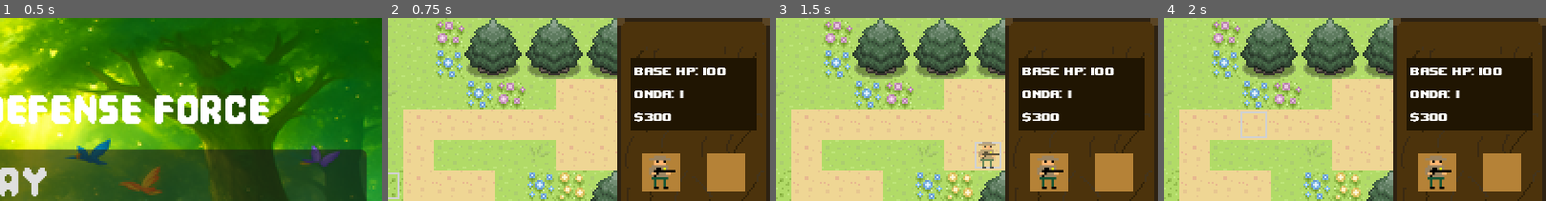
Above: before the commit, frames 1-4 (left to right).
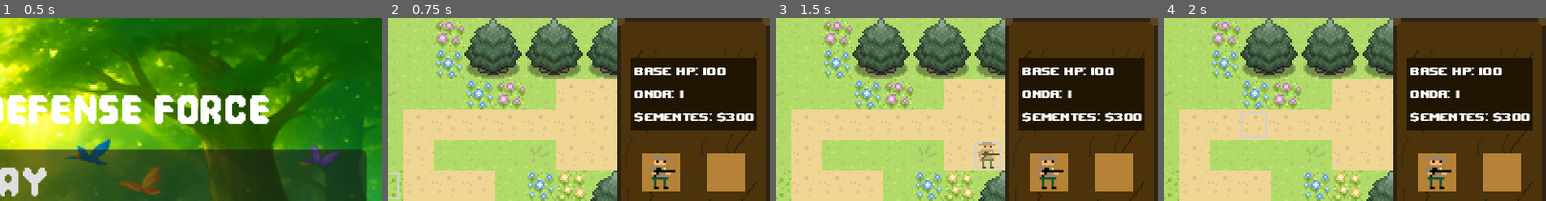
Above: after the commit, the same moments.

Repository: Ecosystem-defense-force/jogo
Game: Godot game, scene res://MenuPrincipal.tscn
The game is run twice, just before and just after one commit, with the same random seed, the same clock (stepped at 60 frames per second) and the same inputs.
Inputs (mouse positions are % of the whole screen's width and height, from its top left):
- Up to frame 1 (0.5 s): no input
- Up to frame 2 (0.75 s): click "Play" at 0.5 s
- Up to frame 3 (1.5 s): tap Enter at 1.25 s; drag from (86, 42) to (60, 28) at 1.27 s
- Up to frame 4 (2 s): no input
The pictures show only the part of the screen within x 50-100%, y 0-50%; the shares and areas given below are measured in that part.

Frame 1 is identical in both runs. In frame 2, 0.9% of the frame differs, in the area x 67-96%, y 51-57%; in frame 3, 0.9%; in frame 4, 0.9%.

Commit message:
algumas modificacoes pequenas

Diff:
--- a/ecosystem-defence-force/GameManager.gd
+++ b/ecosystem-defence-force/GameManager.gd
@@ -3,28 +3,49 @@
 signal base_hp_changed(new_hp_amount: int)
 signal wave_changed(new_wave_number: int)
 signal money_changed(new_money_amount: int)
+signal game_won
 
-# Caminho da sua cena de derrota (Certifique-se que o nome do arquivo é exato)
+# --- CONFIGURAÇÕES INICIAIS (CONSTANTES) ---
+# Se quiser mudar o balanceamento do jogo, mude AQUI.
+const INITIAL_HP: int = 100
+const INITIAL_MONEY: int = 300
+const INITIAL_WAVE: int = 1
+
+# --- CENAS ---
 var game_over_scene: String = "res://tela_derrota.tscn"
+var victory_scene: String = "res://tela_vitoria.tscn"
 
-var base_hp: int = 100:
+# --- VARIÁVEIS ---
+# Iniciamos usando as constantes definidas acima
+var base_hp: int = INITIAL_HP:
 	set(value):
 		base_hp = max(0, value)
 		base_hp_changed.emit(base_hp)
-		print("GameManager: Vida alterada para ", base_hp) # DEBUG
 
 		if base_hp == 0:
 			trigger_game_over()
 
-var player_money: int = 300:
+var player_money: int = INITIAL_MONEY:
 	set(value):
 		player_money = max(0, value)
 		money_changed.emit(player_money)
 
-var current_wave: int = 1:
+var current_wave: int = INITIAL_WAVE:
 	set(value):
 		current_wave = value
 		wave_changed.emit(current_wave)
+
+# --- MÉTODOS ---
+
+# Função nova para resetar o jogo
+func reset_game() -> void:
+	# Como usamos setters, ao mudar os valores aqui,
+	# os sinais (signals) serão emitidos automaticamente e atualizarão a UI.
+	base_hp = INITIAL_HP
+	player_money = INITIAL_MONEY
+	current_wave = INITIAL_WAVE
+	get_tree().paused = false # Garante que o jogo despausa se tiver pausado
+	print("GameManager: Jogo resetado para os valores iniciais!")
 
 func add_money(amount: int):
 	player_money += amount
@@ -35,18 +56,31 @@
 		return true
 	return false
 
+# --- GAME OVER ---
 func trigger_game_over():
 	print("--- INICIANDO GAME OVER ---")
 
-	# Verifica se o arquivo existe de verdade
 	if FileAccess.file_exists(game_over_scene):
-		print("Cena encontrada! Trocando agora...")
-
-		# Tenta trocar a cena
+		print("Cena de Derrota encontrada! Trocando...")
+		get_tree().paused = false
 		var resultado = get_tree().change_scene_to_file(game_over_scene)
 
 		if resultado != OK:
-			print("ERRO: O Godot não conseguiu trocar a cena. Código de erro: ", resultado)
+			print("ERRO ao trocar para Derrota: ", resultado)
 	else:
-		print("ERRO CRÍTICO: O arquivo não existe no caminho: ", game_over_scene)
-		print("Verifique se o nome é exatamente 'tela_derrota.tscn' e se está na raiz (res://)")
+		print("ERRO CRÍTICO: Arquivo não existe: ", game_over_scene)
+
+# --- VITÓRIA ---
+func trigger_victory():
+	print("--- INICIANDO VITÓRIA ---")
+	game_won.emit()
+
+	if FileAccess.file_exists(victory_scene):
+		print("Cena de Vitória encontrada! Trocando...")
+		get_tree().paused = false
+		var resultado = get_tree().change_scene_to_file(victory_scene)
+
+		if resultado != OK:
+			print("ERRO ao trocar para Vitória: ", resultado)
+	else:
+		print("ERRO CRÍTICO: Arquivo não existe: ", victory_scene)
--- a/ecosystem-defence-force/World.tscn
+++ b/ecosystem-defence-force/World.tscn
@@ -108,6 +108,7 @@
 5:12/0/physics_layer_1/polygon_0/points = PackedVector2Array(-8, -8, 8, -8, 8, 8, -8, 8)
 5:13/0 = 0
 5:13/0/physics_layer_1/polygon_0/points = PackedVector2Array(-8, -8, 8, -8, 8, 8, -8, 8)
+8:22/0 = 0
 
 [sub_resource type="TileSet" id="TileSet_eu7l1"]
 physics_layer_0/collision_layer = 1
--- a/ecosystem-defence-force/hud.gd
+++ b/ecosystem-defence-force/hud.gd
@@ -27,4 +27,4 @@
 
 func _update_money(new_money_amount: int):
 	# Formata o dinheiro (ex: $500)
-	lbl_dinheiro.text = "$" + str(new_money_amount)
+	lbl_dinheiro.text = "$ementes: $" + str(new_money_amount)
--- a/ecosystem-defence-force/inimigos/Lenhador.tscn
+++ b/ecosystem-defence-force/inimigos/Lenhador.tscn
@@ -39,7 +39,7 @@
 [node name="Path2D" type="Path2D" parent="."]
 curve = SubResource("Curve2D_dnx4s")
 
-[node name="Lenhador" type="PathFollow2D" parent="Path2D" node_paths=PackedStringArray("sprite")]
+[node name="Lenhador" type="PathFollow2D" parent="Path2D" node_paths=PackedStringArray("sprite") groups=["Inimigos"]]
 position = Vector2(-8, 152)
 rotates = false
 loop = false
--- a/ecosystem-defence-force/inimigos/Mandrake.tscn
+++ b/ecosystem-defence-force/inimigos/Mandrake.tscn
@@ -39,7 +39,7 @@
 [node name="Path2D" type="Path2D" parent="."]
 curve = SubResource("Curve2D_dnx4s")
 
-[node name="Mandrake" type="PathFollow2D" parent="Path2D" node_paths=PackedStringArray("sprite")]
+[node name="Mandrake" type="PathFollow2D" parent="Path2D" node_paths=PackedStringArray("sprite") groups=["Inimigos"]]
 position = Vector2(-8, 152)
 rotates = false
 loop = false
--- a/ecosystem-defence-force/project.godot
+++ b/ecosystem-defence-force/project.godot
@@ -37,6 +37,7 @@
 
 InimigoArea=""
 Slots=""
+Inimigos=""
 
 [layer_names]
 
--- a/ecosystem-defence-force/scripts/GerenciadorOndas.gd
+++ b/ecosystem-defence-force/scripts/GerenciadorOndas.gd
@@ -10,7 +10,7 @@
 @export_group("Configurações da Wave")
 @export var cenas_inimigos: Array[PackedScene]
 @export var lista_de_waves: Array[Wave]
-@export var tempo_entre_waves: float = 60.0
+@export var tempo_entre_waves: float = 3.0
 @export var multiplicador_dificuldade: int = 2
 
 # Se TRUE, inicia a próxima wave assim que matar todos (sem esperar os 5s).
@@ -83,6 +83,12 @@
 
 	var instancia = cena_inimigo.instantiate()
 
+	print("Spawnando: ", instancia.name)
+	if instancia.get_script():
+		print("Script anexado: ", instancia.get_script().resource_path)
+	else:
+		print("ALERTA: Este objeto NÃO TEM SCRIPT anexado!")
+
 	if not instancia.has_signal("morreu"):
 		push_error("ERRO: Inimigo sem sinal 'morreu'")
 		add_child(instancia)
--- a/ecosystem-defence-force/tela_derrota.gd
+++ b/ecosystem-defence-force/tela_derrota.gd
@@ -13,7 +13,11 @@
 
 
 func _on_menu_pressed() -> void:
-	get_tree().change_scene_to_file("res://MenuPrincipal.tscn") # Replace with function body.
+	# Reseta os dados ANTES de mudar a cena
+	GameManager.reset_game()
+
+	# Troca para o menu
+	get_tree().change_scene_to_file("res://MenuPrincipal.tscn")
 
 
 func _on_quit_pressed() -> void:
